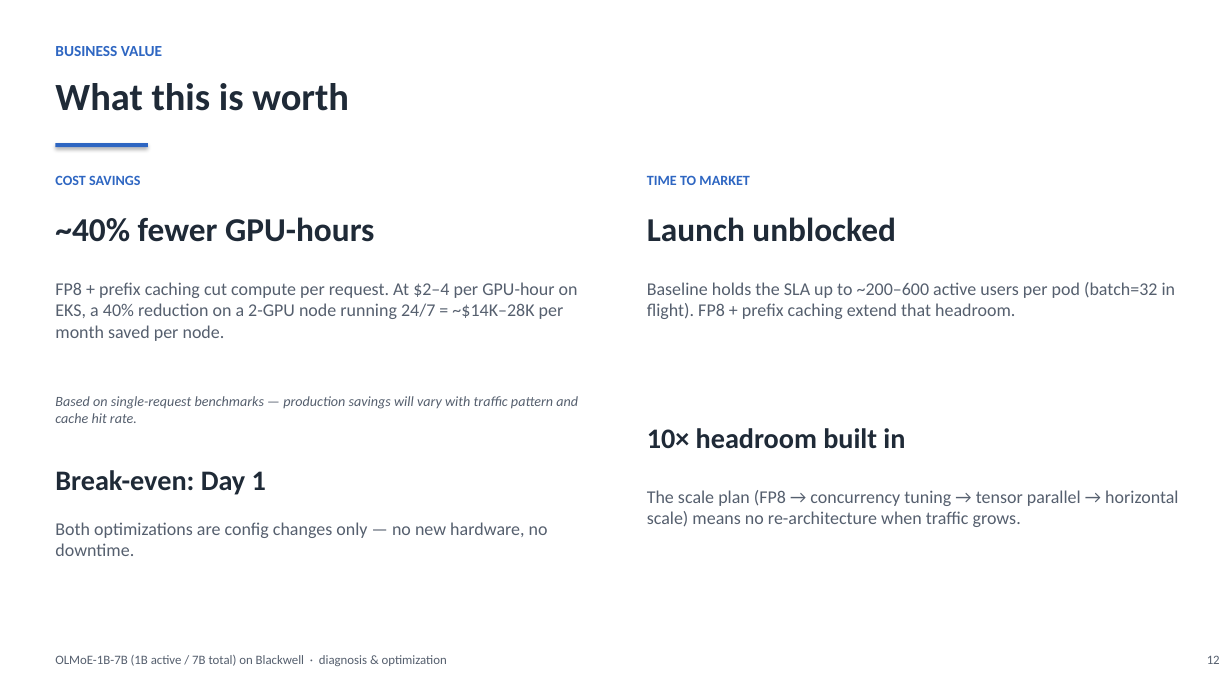
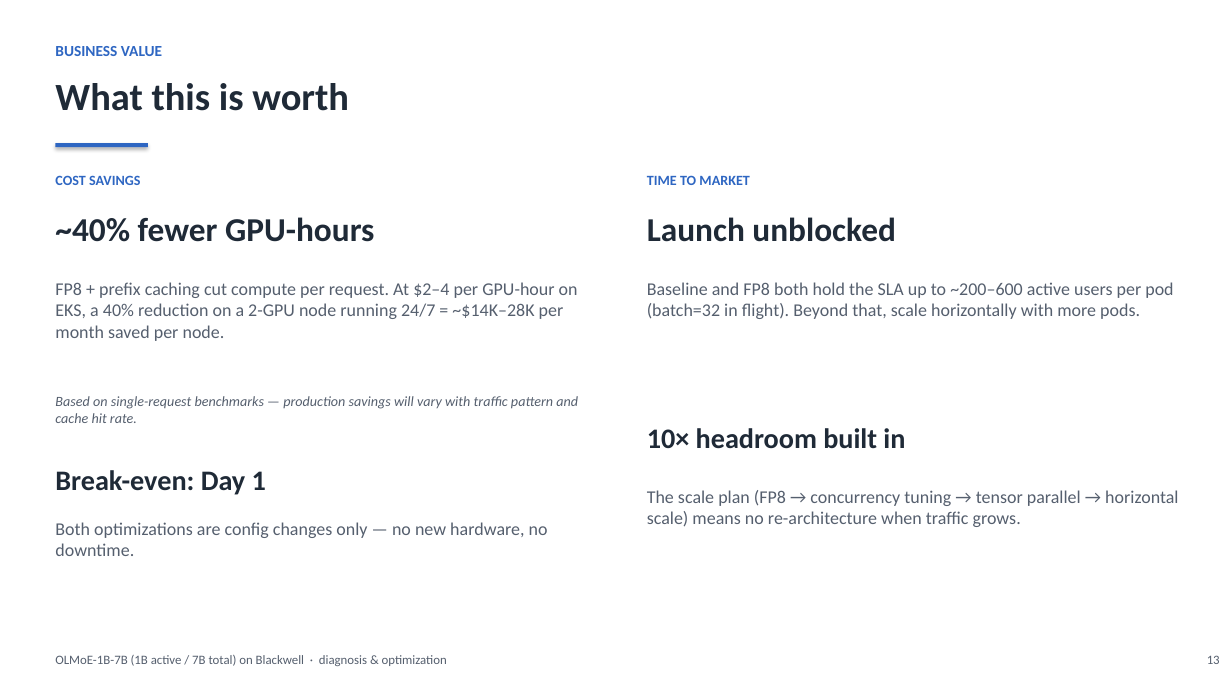
Before and after one commit to harishvs/moe-inference-optimize, a slide deck: slide 13 of talk/deck.pptx (slide 12 before the commit). Drawn at 1232x693 pixels with LibreOffice and Linux fonts; fonts in the diff are those of the drawing. Boxes give left, top, right and bottom in pixels: in the first picture for what was removed or moved away, otherwise in the second. Text is boxed around its words. In the diff, an @@ line names an element or a change of style, - is before the commit and + after.

Commit message:
deck changes

```diff
--- a/talk/deck.pptx
+++ b/talk/deck.pptx
@@ text at <box>647,282,1173,319</box>: text changed @@
-Baseline holds the SLA up to ~200–600 active users per pod (batch=32 in flight). FP8 + prefix caching extend that headroom.
+Baseline and FP8 both hold the SLA up to ~200–600 active users per pod (batch=32 in flight). Beyond that, scale horizontally with more pods.
@@ text at <box>1207,655,1220,664</box>: text changed @@
-12
+13
```
Also in this commit, not shown: 6 other slides changed, 1 slide added, 6 other files.
